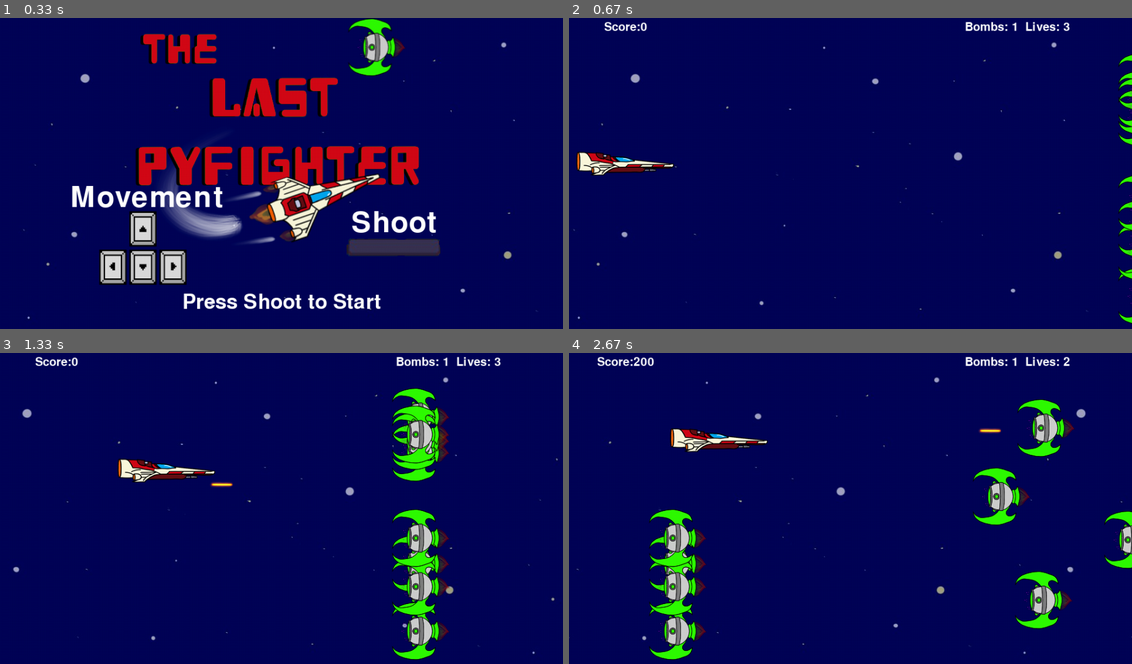
Above: before the commit, frames 1-4 (two rows, left to right).
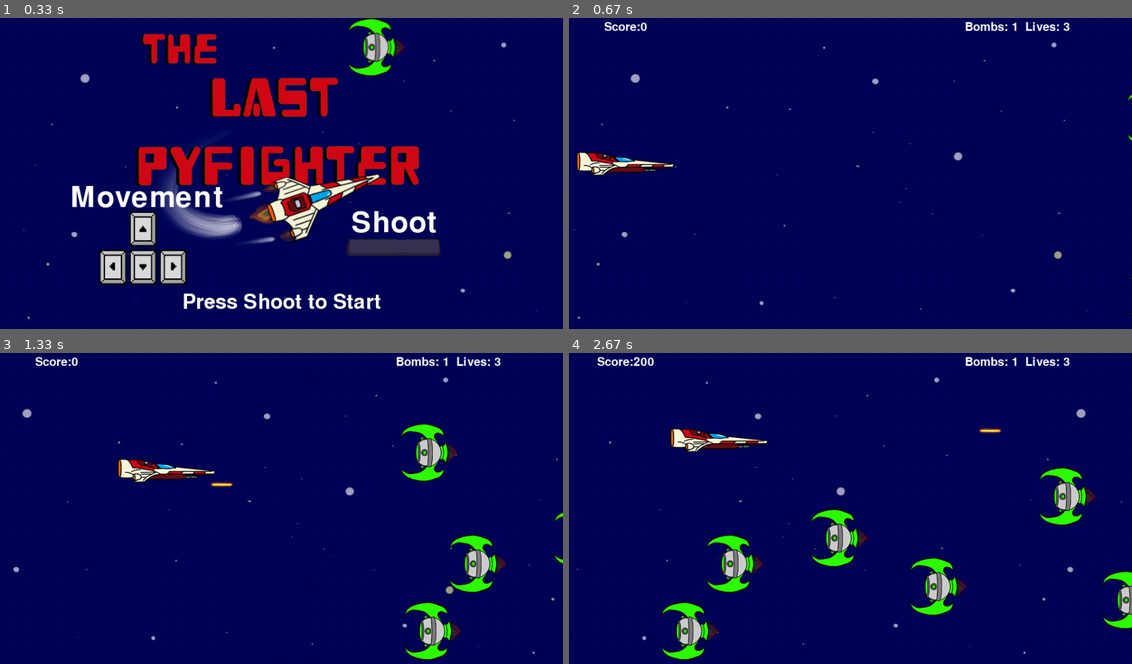
Above: after the commit, the same moments.

Repository: Demi-hero/UoN_Game_Project
Game: pygame game, started from Main.py
The game is run twice, just before and just after one commit, with the same random seed, the same clock (stepped at 60 frames per second) and the same inputs.
Inputs:
- Up to frame 1 (0.33 s): no input
- Up to frame 2 (0.67 s): tap Space at 0.33 s
- Up to frame 3 (1.33 s): hold Right 0.67-1.13 s; hold Up from 1.22 s (still down); tap Space at 1.28 s
- Up to frame 4 (2.67 s): release Up at 1.52 s; hold Right 1.55-2.02 s; tap Space at 1.62, 1.92, 2.12, 2.42 s; hold Left 2.05-2.58 s; hold Down from 2.62 s (still down)

Frame 1 is identical in both runs. In frame 2, 0.6% of the frame differs, in the area x 97-100%, y 11-99%; in frame 3, 6.0%; in frame 4, 10%, in the area x 14-100%, y 1-99%.

Commit message:
Aliens no longer overlap

Diff:
--- a/Main.py
+++ b/Main.py
@@ -49,8 +49,6 @@
 
                 # check to see if a bullet hit a mob
                 hits = pyg.sprite.groupcollide(gd.aliens, self.bullets, True, True)
-                if hits:
-                    print(hits)
                 for hit in hits:
                     self.score += 50
                     print(hit)
@@ -58,8 +56,6 @@
 
                 # check to see if a mob hit the player
                 hits = pyg.sprite.spritecollide(gd.player, gd.aliens, True, pyg.sprite.collide_circle)
-                if hits:
-                    print(hits)
                 for hit in hits:
                     print (hit)
                     self.lives -= 1
@@ -70,9 +66,11 @@
                     gd.new_alien()
 #        if player.shield <= 0:
 #            running = False
-                aliens = len(gd.aliens)
-                if aliens < 5:
-                    gd.new_alien()
+                for alien in gd.aliens:
+                    if alien.rect.x < 0 - alien.ln:
+                        gd.aliens.remove(alien)
+                        self.score - 10
+                        gd.new_alien()
 
 
 
--- a/gamedata.py
+++ b/gamedata.py
@@ -156,7 +156,7 @@
         if (self.y_new > BORDER) and (self.y_new < HEIGHT-BORDER-self.ht):
             self.rect.y = self.y_new
 
-    def update_name(self,new_letter="", delete=0):
+    def update_name(self, new_letter="", delete=0):
         if not delete:
             self.player_name += new_letter
         else:
@@ -191,6 +191,7 @@
 
 def new_alien():
     alien = Alien()
+    alien.collide(aliens)
     all_sprites.add(alien)
     aliens.add(alien)
 
@@ -206,7 +207,7 @@
         pyg.sprite.Sprite.__init__(self)
         self.image = self.sprite
         self.rect = self.image.get_rect()
-        self.rect.x = WIDTH + self.ln
+        self.rect.x = WIDTH + self.ln + randint(1, 100)
         self.rect.y = randint(BORDER, HEIGHT - BORDER - self.ht)
         self.radius = int(self.rect.width * .85 / 2)
         # alien velocity
@@ -223,6 +224,11 @@
 
     def update(self):
         self.rect.x += self.vx
+
+    def collide(self, sprite_group):
+        if pyg.sprite.spritecollide(self, sprite_group, False):
+            self.rect.x += self.ln * randint(2, 5)
+            self.collide(sprite_group)
 
 #    def on_hit(self, hit_alien, Main):
         # when a collision occurs, removes the relevant alien from the alive_aliens list
